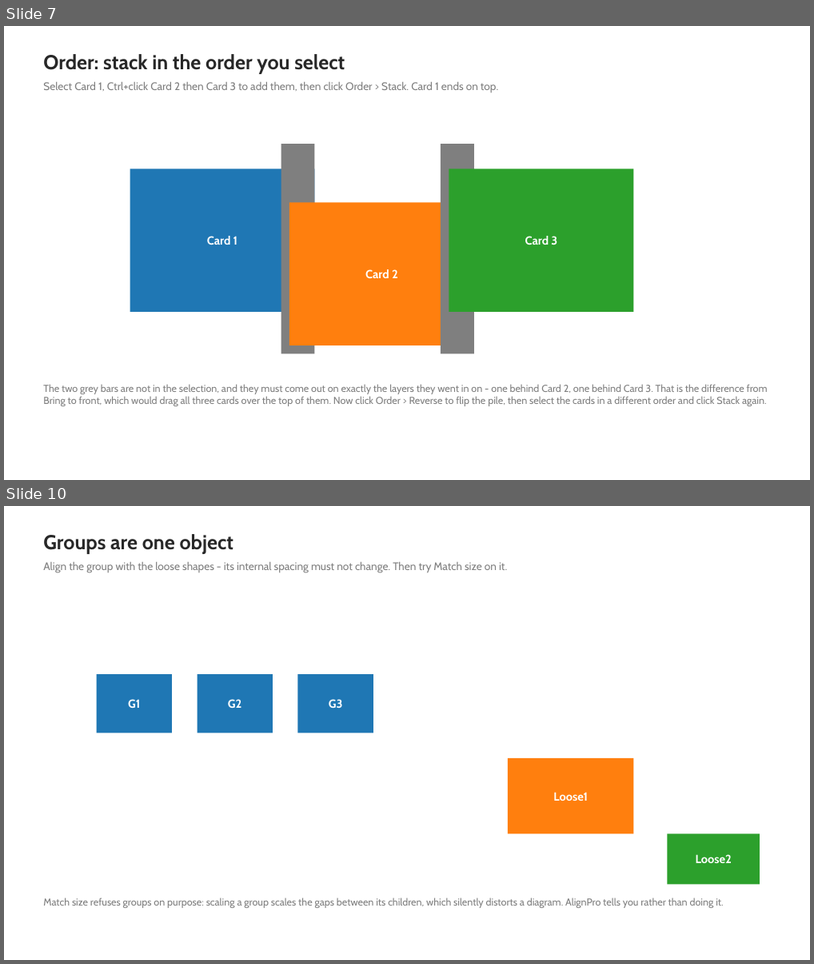
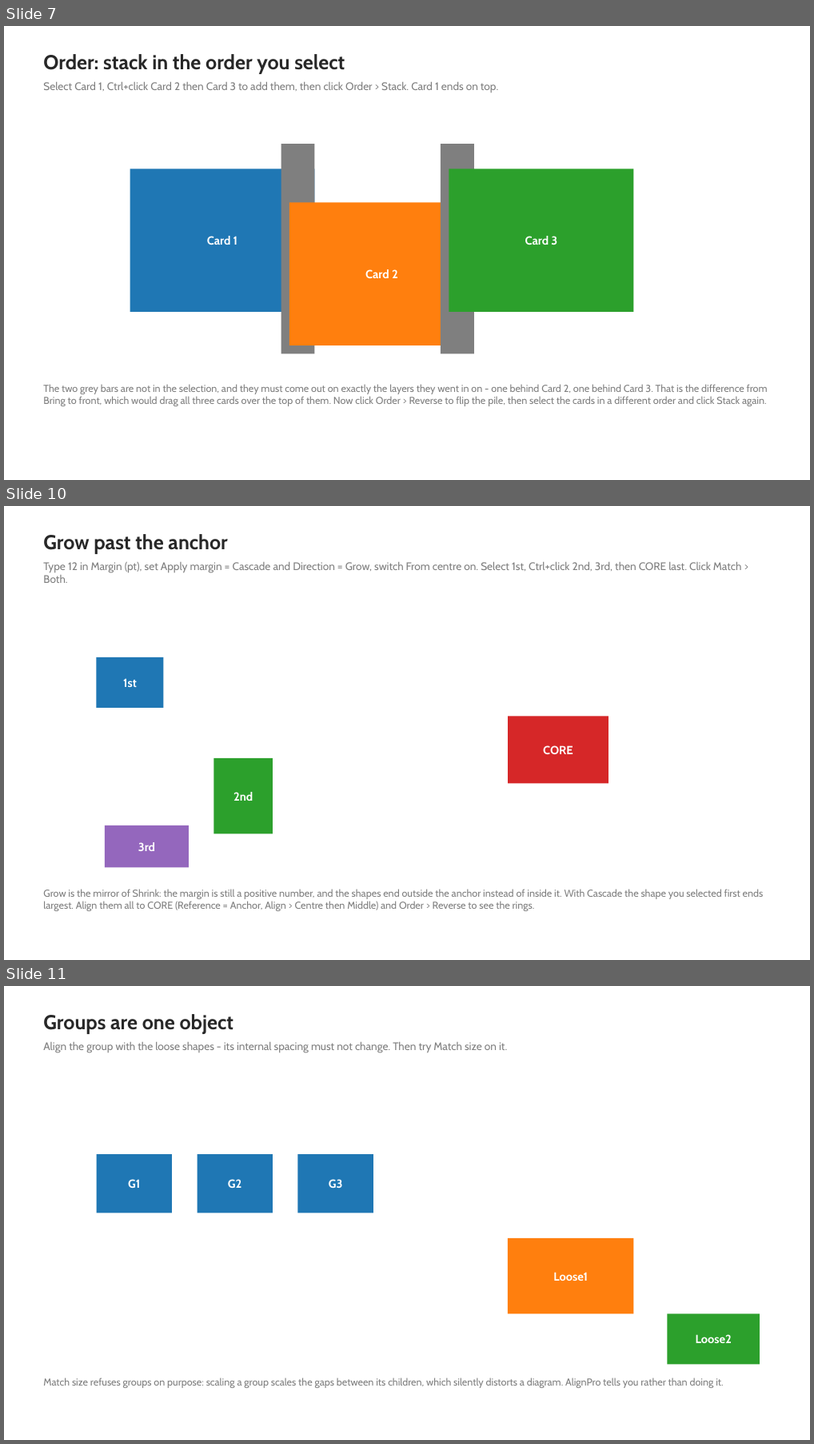
Before and after one commit to MrR1974/AlignPro, a slide deck: sample/AlignPro-Sample.pptx. Shown one above the other, each under a label of ours: slides 7 and 10 before the commit, slides 7, 10 and 11 after it; the slides between them are not shown. The pictures are 814x964 and 814x1444 pixels, drawn with LibreOffice and Linux fonts; fonts in the diff are those of the drawing. Boxes give left, top, right and bottom in pixels: in the first picture for what was removed or moved away, otherwise in the second. Text is boxed around its words. In the diff, an @@ line names an element or a change of style, - is before the commit and + after.

```diff
--- a/sample/AlignPro-Sample.pptx
+++ b/sample/AlignPro-Sample.pptx
@@ slide 10 added at (4, 506, 810, 960), background #FFFFFF @@
@@ text added at (43, 534, 227, 554), 24 pt, text #282828, bold @@
+Grow past the anchor
@@ text added at (43, 562, 742, 583), 13 pt, text #7F7F7F @@
+Type 12 in Margin (pt), set Apply margin = Cascade and Direction = Grow, switch From centre on. Select 1st, Ctrl+click 2nd, 3rd, then CORE last. Click Match > Both.
@@ rectangle added at (97, 657, 164, 708), fill #1F77B4, 14 pt, text #FFFFFF, bold @@
+1st
@@ rectangle added at (508, 716, 609, 783), fill #D62728, 14 pt, text #FFFFFF, bold @@
+CORE
@@ rectangle added at (214, 758, 273, 834), fill #2CA02C, 14 pt, text #FFFFFF, bold @@
+2nd
@@ rectangle added at (105, 825, 189, 867), fill #9467BD, 14 pt, text #FFFFFF, bold @@
+3rd
@@ text added at (43, 888, 764, 911), 12 pt, text #7F7F7F @@
+Grow is the mirror of Shrink: the margin is still a positive number, and the shapes end outside the anchor instead of inside it. With Cascade the shape you selected first ends largest. Align them all to CORE (Reference = Anchor, Align > Centre then Middle) and Order > Reverse to see the rings.
@@ what was slide 10 is now slide 11 @@
```
Also in this commit, not shown: 4 slides changed, 3 other slides added, 26 other files.
